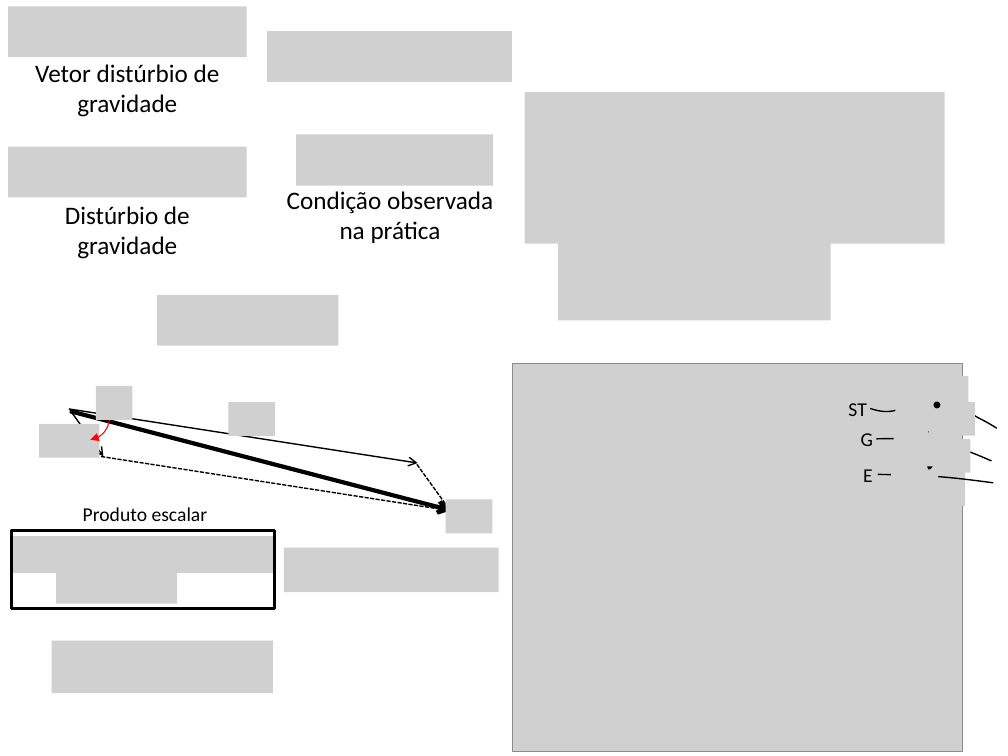
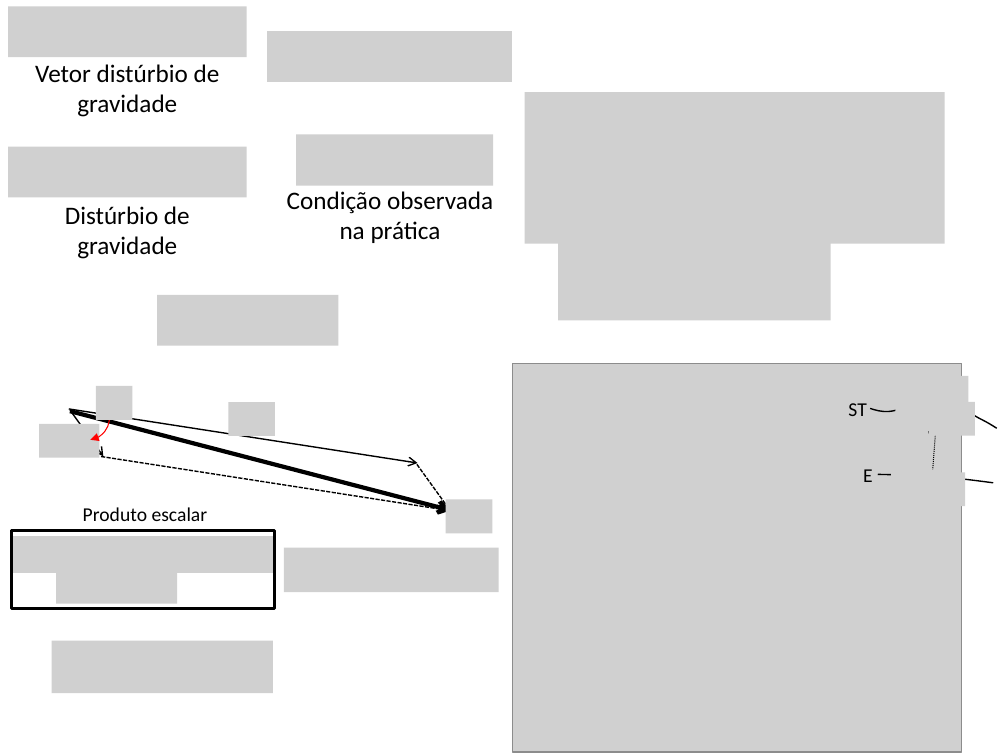
Before and after one commit to pinga-lab/CE-VII-SimBGf-2016, a slide deck: slide 16 of slides/5b_disturbio_gravidade.pptx (slide 14 before the commit). Drawn at 1008x756 pixels with LibreOffice and Linux fonts; fonts in the diff are those of the drawing; grey boxes stand for pictures. Boxes give left, top, right and bottom in pixels: in the first picture for what was removed or moved away, otherwise in the second. Text is boxed around its words. In the diff, an @@ line names an element or a change of style, - is before the commit and + after.

```diff
--- a/slides/5b_disturbio_gravidade.pptx
+++ b/slides/5b_disturbio_gravidade.pptx
@@ group removed at [861,403,993,473]: 2 pictures, 1 freeform shape, 1 arrow, 1 text, 1 ellipse @@
-G
```
Also in this commit, not shown: 7 other slides changed, 2 slides added, 1 other file.
